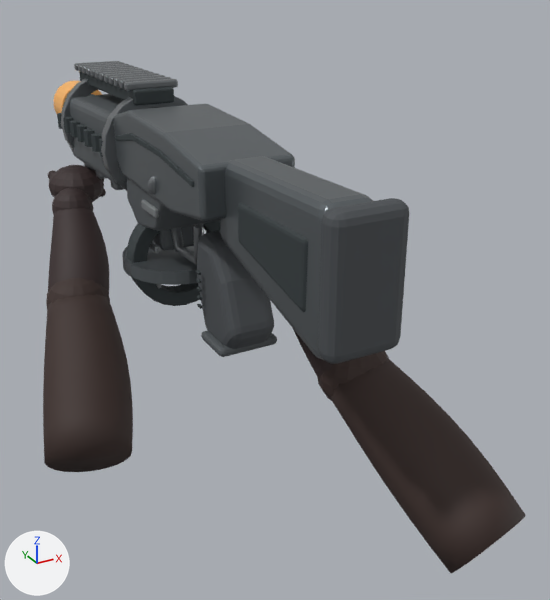
An edit to the glTF model client/public/assets/weapons/atlas.glb, drawn before and after from the same camera.
Rendered twice from a 50 mm lens placed at (-0.8, -1.73, 0.51), pointed at (0.21, 0.1, -0.4). Arrows for +X, +Y and +Z are at lower left; the lights stay in place. The first picture is the older version. Where no turn or scale is listed for an object, it has been applied to the vertices. Vertices at exactly the same position are counted once.

Names of what the first picture shows: 'BATCH_BARE_DARK_SKIN_FOREARMS_10', 'BATCH_BRUSHED_ALLOY_03', 'BATCH_CERAMIC_POLYMER_01', 'BATCH_DEEP_EBONY_BARE_SKIN_09', 'BATCH_FACTORY_DARK_GRAPHITE_06', 'BATCH_MACHINED_GRAPHITE_02', 'BATCH_RUBBER_04', 'BATCH_SHADOW_GROOVES_05' and 1 more.
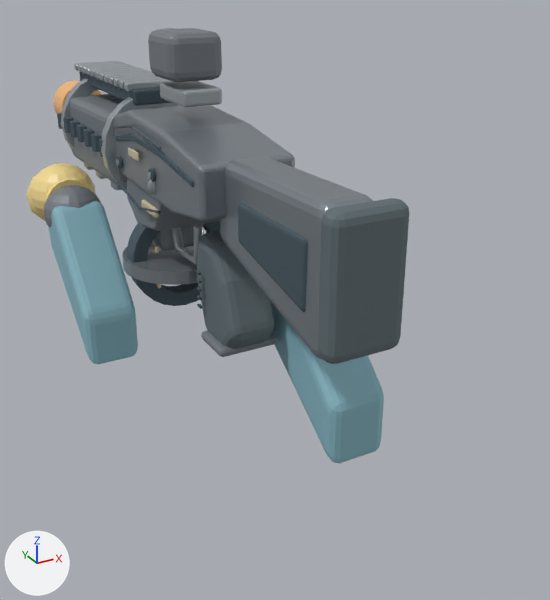
Not visible in the pictures: 'BATCH_NATURAL_DARK_FINGERNAIL_11'.

The change, as a diff of the scene's bpy script:
```diff
--- a/client/public/assets/weapons/atlas.glb.py
+++ b/client/public/assets/weapons/atlas.glb.py
@@ mat_machined_graphite_02 @@
 mat_machined_graphite_02 = principled_material('MACHINED_GRAPHITE_02')
-mat_machined_graphite_02.base_color = (0.145, 0.165, 0.176)  # grey #6a7174
+mat_machined_graphite_02.base_color = (0.282, 0.318, 0.353)  # grey #9199a0
 mat_machined_graphite_02.metallic = 0.64
@@ mat_ceramic_polymer_01 @@
 mat_ceramic_polymer_01 = principled_material('CERAMIC_POLYMER_01')
-mat_ceramic_polymer_01.base_color = (0.0941, 0.106, 0.114)  # dark grey #565c5f
+mat_ceramic_polymer_01.base_color = (0.188, 0.212, 0.235)  # grey #787f85
 mat_ceramic_polymer_01.metallic = 0.16
@@ mat_shadow_grooves_05 @@
 mat_shadow_grooves_05 = principled_material('SHADOW_GROOVES_05')
-mat_shadow_grooves_05.base_color = (0.0392, 0.051, 0.0549)  # dark grey #384042
+mat_shadow_grooves_05.base_color = (0.0627, 0.098, 0.122)  # dark blue #475862
 mat_shadow_grooves_05.metallic = 0.12
@@ mat_brushed_alloy_03 @@
 mat_brushed_alloy_03 = principled_material('BRUSHED_ALLOY_03')
-mat_brushed_alloy_03.base_color = (0.216, 0.231, 0.243)  # grey #808487
+mat_brushed_alloy_03.base_color = (0.471, 0.518, 0.545)  # light grey #b7bfc3
 mat_brushed_alloy_03.metallic = 0.73
@@ mat_rubber_04 @@
 mat_rubber_04 = principled_material('RUBBER_04')
-mat_rubber_04.base_color = (0.0706, 0.0784, 0.0863)  # dark grey #4b4f53
+mat_rubber_04.base_color = (0.118, 0.153, 0.169)  # grey #606d72
 mat_rubber_04.metallic = 0.02
@@ me_tapered_lower_body_with_forward_mag_well_003 @@
-me_tapered_lower_body_with_forward_mag_well_003.from_pydata(...)  # 456 vertices, 896 faces; spans x -0.135..0.135, y -0.148..1.02, z -0.411..0.111
+me_tapered_lower_body_with_forward_mag_well_003.from_pydata(...)  # 844 vertices, 1660 faces; spans x -0.298..0.278, y -0.155..1.02, z -0.411..0.36
+# me_tapered_lower_body_with_forward_mag_well_003 part 1: a new loose piece, a UV sphere (16 segments, 10 rings, poles along z) spanning x -0.298..-0.102, y 0.655..0.855, z -0.332..-0.156, in mat_ceramic_polymer_01 (grey #787f85)
+# me_tapered_lower_body_with_forward_mag_well_003 part 2: a new loose piece of 96 vertices spanning x -0.075..0.075, y 0.12..0.29, z 0.24..0.36, in mat_ceramic_polymer_01 (grey #787f85)
+# other edits to the shape of me_tapered_lower_body_with_forward_mag_well_003 do not show in these pictures
 me_tapered_lower_body_with_forward_mag_well_003.materials.append(mat_ceramic_polymer_01)
@@ me_chassis_accent_seam_003 @@
-me_chassis_accent_seam_003.from_pydata(...)  # 2444 vertices, 4776 faces; spans x -0.16..0.16, y -0.53..1.38, z -0.45..0.18
+me_chassis_accent_seam_003.from_pydata(...)  # 3054 vertices, 5752 faces; spans x -0.16..0.16, y -0.53..1.38, z -0.45..0.34
+# me_chassis_accent_seam_003 part 3: a new loose piece, a 16-sided cylinder along x spanning x -0.135..-0.129, y 0.132..0.168, z -0.01..0.026, in mat_shadow_grooves_05 (dark blue #475862)
+# me_chassis_accent_seam_003 part 4: a new loose piece, a 16-sided cylinder along x spanning x -0.135..-0.129, y 0.402..0.438, z -0.032..0.004, in mat_shadow_grooves_05 (dark blue #475862)
+# me_chassis_accent_seam_003 part 5: 336 vertices added at x -0.14..0.14, y 0.06..0.9, z -0.11..0.12
+# other edits to the shape of me_chassis_accent_seam_003 do not show in these pictures
 me_chassis_accent_seam_003.materials.append(mat_shadow_grooves_05)
@@ me_sphere_084 @@
-me_sphere_084.from_pydata(...)  # 2460 vertices, 4828 faces; spans x -0.044..0.28, y -0.11..1.13, z -0.219..0.223
+me_sphere_084.from_pydata(...)  # 3612 vertices, 7112 faces; spans x -0.044..0.28, y -0.11..1.13, z -0.219..0.38
+# me_sphere_084 part 6: a new loose piece of 96 vertices spanning x 0.063..0.173, y -0.055..0.115, z 0.203..0.247, in mat_brushed_alloy_03 (light grey #b7bfc3)
+# other edits to the shape of me_sphere_084 do not show in these pictures
 me_sphere_084.materials.append(mat_brushed_alloy_03)
@@ ob_batch_factory_dark_graphite_06 @@
-ob_batch_factory_dark_graphite_06 = bpy.data.objects.new('BATCH_FACTORY_DARK_GRAPHITE_06', me_cube_119)
@@ ob_batch_bare_dark_skin_forearms_10 @@
-ob_batch_bare_dark_skin_forearms_10 = bpy.data.objects.new('BATCH_BARE_DARK_SKIN_FOREARMS_10', me_left_bare_elbow_003)
@@ ob_batch_deep_ebony_bare_skin_09 @@
-ob_batch_deep_ebony_bare_skin_09 = bpy.data.objects.new('BATCH_DEEP_EBONY_BARE_SKIN_09', me_left_bare_wrist_003)
@@ ob_batch_natural_dark_fingernail_11 @@
-ob_batch_natural_dark_fingernail_11 = bpy.data.objects.new('BATCH_NATURAL_DARK_FINGERNAIL_11', me_sphere_091)
@@ ob_batch_yellow_minifig_hand_09 @@
+ob_batch_yellow_minifig_hand_09 = bpy.data.objects.new('BATCH_YELLOW_MINIFIG_HAND_09', me_cylinder_073)  # 596 vertices, 1128 faces; spans x -0.12..0.5, y -0.868..0.166, z -0.123..0.112; in mat_yellow_minifig_hand_09 (yellow #f7dd94)
+ob_batch_yellow_minifig_hand_09.location = (-0.2, 0.823, -0.22)
@@ ob_batch_team_uniform_sleeve_10 @@
+ob_batch_team_uniform_sleeve_10 = bpy.data.objects.new('BATCH_TEAM_UNIFORM_SLEEVE_10', me_left_tapered_sleeve_003)  # 240 vertices, 472 faces; spans x -0.285..0.265, y -0.4..0.808, z -0.65..-0.199; in mat_team_uniform_sleeve_10 (cyan #86b5c2)
+ob_batch_team_uniform_sleeve_10.location = (0.0, 0.0, 0.0)
@@ ob_batch_custom_team_accent_06 @@
+ob_batch_custom_team_accent_06 = bpy.data.objects.new('BATCH_CUSTOM_TEAM_ACCENT_06', me_cube_130)  # 928 vertices, 1816 faces; spans x -0.022..0.258, y -0.055..0.118, z -0.268..0.155; in mat_custom_team_accent_06 (beige #e1d2af)
+ob_batch_custom_team_accent_06.location = (-0.118, 0.22, -0.103)
```

Pixel boxes [x1, y1, x2, y2] of what changed, in the pictures (550 x 600 px):
'BATCH_BARE_DARK_SKIN_FOREARMS_10', deleted: before [43, 278, 526, 573]
'BATCH_MACHINED_GRAPHITE_02', recoloured (lighter): [113, 105, 373, 360] in both
'BATCH_RUBBER_04', recoloured (dark grey to grey): [197, 198, 409, 364] in both
'BATCH_TEAM_UNIFORM_SLEEVE_10', added (cyan): after [48, 201, 384, 464]
'BATCH_CERAMIC_POLYMER_01', recoloured, reshaped: before [69, 94, 277, 357]; after [44, 28, 277, 357]
'BATCH_SHADOW_GROOVES_05', recoloured: [57, 72, 308, 312] in both
'BATCH_DEEP_EBONY_BARE_SKIN_09', deleted: before [48, 165, 333, 377]
'BATCH_BRUSHED_ALLOY_03', recoloured, reshaped: before [61, 61, 204, 265]; after [61, 28, 222, 265]
'BATCH_YELLOW_MINIFIG_HAND_09', added (yellow): after [26, 163, 95, 221]
'BATCH_CUSTOM_TEAM_ACCENT_06', added: after [128, 148, 161, 288]
'BATCH_FACTORY_DARK_GRAPHITE_06', deleted: before [141, 200, 161, 288]
part 1 of me_tapered_lower_body_with_forward_mag_well_003, added: after [44, 185, 101, 227]
part 2 of me_tapered_lower_body_with_forward_mag_well_003, added: after [148, 28, 222, 82]
part 3 of me_chassis_accent_seam_003, added: after [148, 169, 155, 182]
part 4 of me_chassis_accent_seam_003, added: after [117, 156, 122, 169]
part 5 of me_chassis_accent_seam_003, added (mostly hidden): after [113, 125, 161, 213]
part 6 of me_sphere_084, added: after [160, 81, 222, 107]
